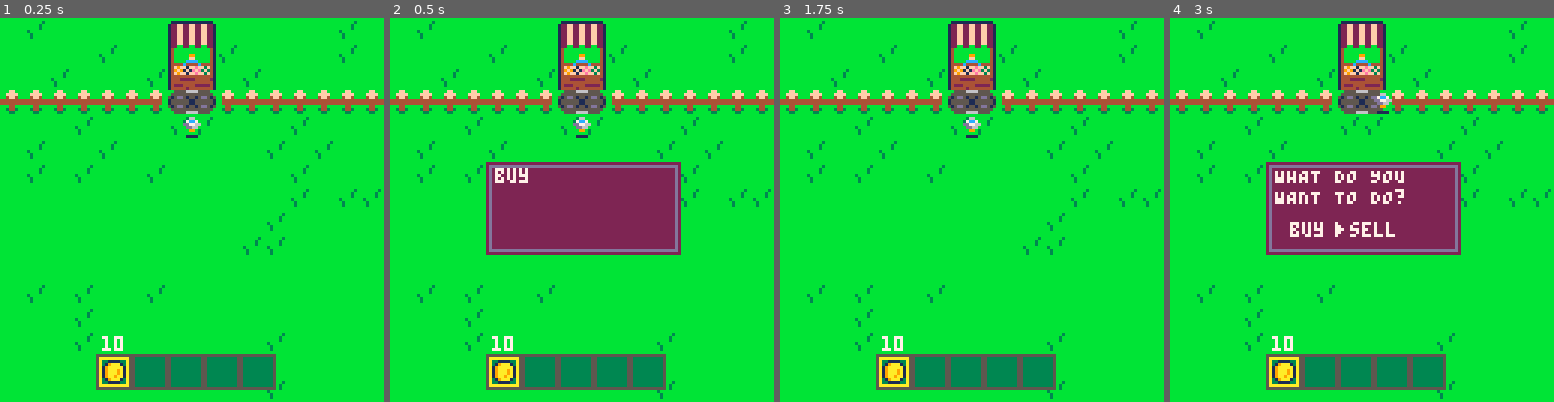
Above: before the commit, frames 1-4 (left to right).
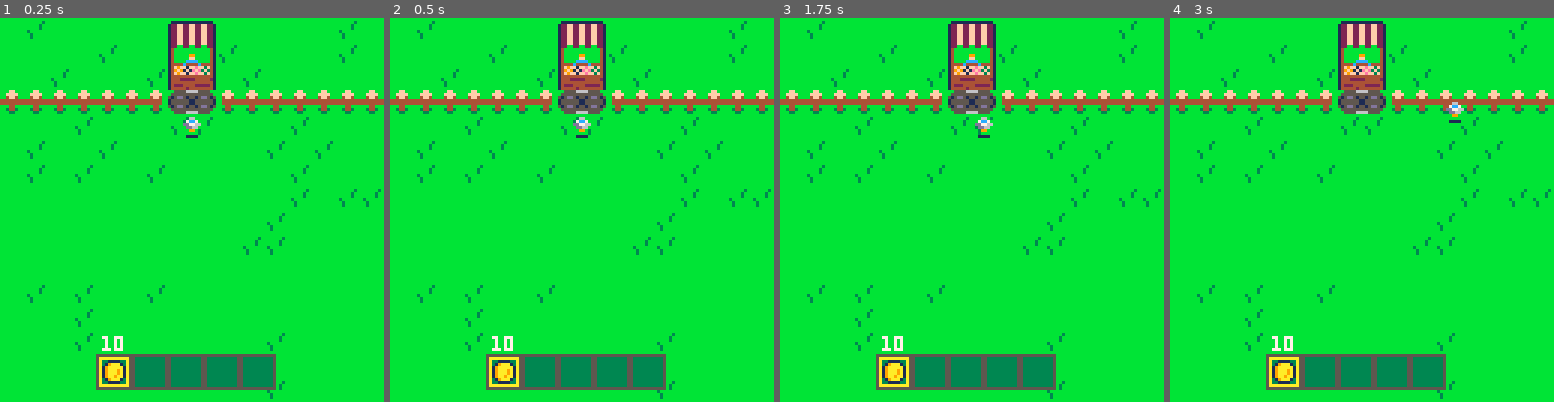
Above: after the commit, the same moments.

Repository: ritasker/SunDropHill
Game: PICO-8 cartridge sundrop_hill.p8
The game is run twice, just before and just after one commit, with the same random seed, the same clock (stepped at 60 frames per second) and the same inputs.
Inputs:
- Up to frame 1 (0.25 s): no input
- Up to frame 2 (0.5 s): tap X (X key) at 0.33 s
- Up to frame 3 (1.75 s): tap O (Z key) at 0.7, 1.7 s; tap X (X key) at 1.07 s; hold Right from 1.6 s (still down)
- Up to frame 4 (3 s): tap X (X key) at 1.85, 2.97 s; release Right at 2.1 s; tap O (Z key) at 2.1, 2.5, 2.9 s; hold Up 2.15-2.42 s; hold Right from 2.47 s (still down)

Frame 1 is identical in both runs. In frame 2, 12% of the frame differs, in the area x 25-76%, y 37-62%; in frame 3, 0.3%; in frame 4, 13%, in the area x 25-77%, y 19-62%.

Commit message:
Consolidate game files into one, menu improvements

Diff:
--- /dev/null
+++ b/entities/game.lua
@@ -0,0 +1,246 @@
+function init_game()
+  crops = {}
+  plr = {
+    x = 60,
+    y = 32,
+    sp = 12
+  }
+
+  inv_sel=1
+  inv = {}
+  add(inv, {
+    name = "gold",
+    qty = 10,
+    sp = 18
+  })
+
+  gen_map()
+end
+
+function update_game()
+  local lx = plr.x
+  local ly = plr.y
+
+  update_crops()
+
+  if btn(➡️) then plr.x += 1 end
+  if btn(⬅️) then plr.x -= 1 end
+  if btn(⬆️) then plr.y -= 1 end
+  if btn(⬇️) then plr.y += 1 end
+
+  if collide() or off_screen() then
+    plr.x = lx
+    plr.y = ly
+  end
+
+  if btnp(❎) then
+    local ptx = flr((plr.x + 4) / 8)
+    local pty = flr((plr.y + 4) / 8)
+
+    if over_farmable_land(ptx, pty) and seeds_selected() then
+      plant(ptx, pty)
+    elseif over_planted_seeds() then
+      water(ptx, pty)
+    elseif over_fully_grown_crop(ptx, pty) then
+      harvest(ptx, pty)
+    elseif at_store(ptx, pty) then
+      init_menu()
+      state="menu"
+    end
+  end
+
+  if btnp(🅾️) and #inv > 0 then
+    if inv_sel == #inv then
+      inv_sel = 1
+    else
+      inv_sel += 1
+    end
+  end
+end
+
+function draw_game()
+  -- draw map
+  cls(11)
+  map()
+
+  -- draw player
+  spr(plr.sp, plr.x, plr.y)
+
+  -- draw hotbar
+  draw_hotbar()
+end
+
+function gen_map()
+  -- Random grass
+  for x = 0, 16 do
+    for y = 4, 16 do
+      if rnd() < 0.15 then
+        mset(x, y, 1)
+      end
+    end
+  end
+
+  for x = 0, 16 do
+    if x < 6 or x > 9 then
+      mset(x, 3, 11)
+    end
+  end
+
+  -- fence post ends
+  mset(6, 3, 27)
+  mset(9, 3, 43)
+end
+
+function update_crops()
+  for c in all(crops) do
+    if c.wtd and rnd() >= 0.6 and c.sp > 2 and c.sp < 5 then
+      c.tig += 1
+      if c.tig >= c.si then
+        c.tig = 0
+        c.sp += 1
+      end
+    end
+
+    mset(c.x, c.y, c.sp)
+  end
+end
+
+function off_screen()
+  local px1 = (plr.x + 1) / 8
+  local px2 = (plr.x + 7) / 8
+  local py1 = (plr.y + 1) / 8
+  local py2 = (plr.y + 8) / 8
+
+  if px1 < 0 or px2 > 16 or py1 < 0 or py2 > 16 then
+    return true
+  else
+    return false
+  end
+end
+
+function collide()
+  local px1 = (plr.x + 3) / 8
+  local px2 = (plr.x + 4) / 8
+  local py = (plr.y + 5) / 8
+
+  if fget(mget(px1, py), 0) or fget(mget(px2, py), 0) then
+    return true
+  else
+    return false
+  end
+end
+
+function over_planted_seeds(x, y)
+  return mget(x, y) == 2
+end
+
+function over_farmable_land(x, y)
+  return fget(mget(x, y), 1)
+end
+
+function over_fully_grown_crop(x, y)
+  return fget(mget(x, y), 2)
+end
+
+function at_store(x, y)
+  return fget(mget(x, y), 3)
+end
+
+function seeds_selected()
+  return inv[inv_sel].name == "seeds"
+end
+
+function get_inv_item_by_name(t, name)
+  for i = 1, #t do
+    if t[i].name == name then
+      return t[i]
+    end
+  end
+end
+
+function draw_hotbar()
+  rectfill(32, 112, 91, 123, 19)
+
+  rect(32, 112, 43, 123, 5)
+  rect(44, 112, 55, 123, 5)
+  rect(56, 112, 67, 123, 5)
+  rect(68, 112, 79, 123, 5)
+  rect(80, 112, 91, 123, 5)
+
+  for i = 1, #inv do
+    spr(inv[i].sp, 23 + (8 * i) + (4 * i - 1), 114)
+    if inv[i].qty > 1 then
+      print(inv[i].qty, 23 + (8 * i) + (4 * i - 1), 106, 7)
+    end
+  end
+
+  if #inv > 0 then
+    rect(23 + (10 * inv_sel) + (2 * (inv_sel - 1)), 113, 32 + (10 * inv_sel) + (2 * (inv_sel - 1)), 122, 10)
+  end
+end
+
+function plant(ptx, pty)
+  local seeds = get_inv_item_by_name(inv, "seeds")
+  if seeds != nil then
+    if seeds.qty > 0 then
+      plr.ply_ani = true
+      add(crops, {
+        x = ptx,
+        y = pty,
+        wtd = false,
+        sp = 2,
+        tig = 0,
+        si = 300 + rnd(300)
+      })
+      seeds.qty -= 1
+
+      if seeds.qty == 0 then
+        del(inv, seeds)
+        sel = 1
+      end
+    end
+  end
+end
+
+function water(ptx, pty)
+  for c in all(crops) do
+    if c.x == ptx and c.y == pty then
+      c.wtd = true
+      c.sp = 3
+    end
+  end
+end
+
+function harvest(ptx, pty)
+  plr.ply_ani = true
+
+  for c in all(crops) do
+    if c.x == ptx and c.y == pty then
+      c.sp = 0
+      local carrots = get_inv_item_by_name(inv, "carrots")
+      if carrots == nil then
+        add(inv, {
+          name = "carrots",
+          qty = 1,
+          sp = 17
+        })
+      else
+        carrots.qty += 1
+      end
+    end
+  end
+end
+
+function ply_ani()
+  if plr.ani_tmr < plr.ani_spd then
+    plr.ani_tmr += 1
+  else
+    if plr.sp == 12 then
+      plr.sp = 13
+    else
+      plr.sp = 12
+      plr.ply_ani = false
+    end
+    plr.ani_tmr = 0
+  end
+end
--- a/entities/inventory.lua
+++ /dev/null
@@ -1,55 +0,0 @@
-function iinv()
-  sel=1
-  inv={}
-
-  add(inv,{
-    name="gold",
-    qty=10,
-    sp=18
-  })
-
-
-end
-
-function uinv()
-  if btnp(🅾️) and #inv > 0 then
-    if sel == #inv then
-      sel=1
-    else
-      sel+=1
-    end
-  end
-end
-
-function dinv()
-    rnd_hotbar()
-end
-
-function rnd_hotbar()
-    rectfill(32,112,91,123,19)
-
-    rect(32,112,43,123,5)
-    rect(44,112,55,123,5)
-    rect(56,112,67,123,5)
-    rect(68,112,79,123,5)
-    rect(80,112,91,123,5)
-
-    for i=1,#inv do
-      spr(inv[i].sp,23+(8*i)+(4*i-1),114)
-      if inv[i].qty > 1 then
-        print(inv[i].qty,23+(8*i)+(4*i-1),106,7)
-      end
-    end
-
-    if #inv > 0 then
-      rect(23+(10*sel)+(2*(sel-1)),113,32+(10*sel)+(2*(sel-1)),122,10)
-    end
-end
-
-function get_inv_item_by_name(t, name)
-  for i = 1, #t do
-    if t[i].name == name then
-      return t[i]
-    end
-  end
-end
--- a/entities/map.lua
+++ /dev/null
@@ -1,44 +0,0 @@
-function imap()
-    crops={}
-    gen_map()
-end
-
-function umap()
-  for c in all(crops) do
-    if c.wtd and rnd()>=0.6 and c.sp>2 and c.sp<5 then
-      c.tig+=1
-      if c.tig >= c.si then
-        c.tig=0
-        c.sp+=1
-      end
-    end
-
-    mset(c.x,c.y,c.sp)
-  end
-end
-
-function dmap()
-    cls(11)
-    map()
-end
-
-function gen_map()
-  -- Random grass
-  for x=0,16 do
-    for y=4,16 do
-      if rnd()<0.15 then
-        mset(x,y,1)
-      end
-    end
-  end
-
-  for x=0,16 do
-    if x<6 or x>9 then
-      mset(x,3,11)
-    end
-  end
-
-  -- fence post ends
-  mset(6,3,27)
-  mset(9,3,43)
-end
--- a/entities/menu.lua
+++ b/entities/menu.lua
@@ -1,61 +1,85 @@
-function imenu()
-    menu_visable=false
-    show_buy_menu=false
-    show_sell_menu=false
-    show_top_menu=false
-
-    m_sel=1
-    store_menu={"buy","sell"}
+function init_menu()
+    m_sel = 1
+    menu_state = "store"
+    top_menu_item = { "buy", "sell" }
 end
 
-function umenu()
+function update_menu()
+    if menu_state == "store" then
+        update_store_menu()
+    elseif menu_state == "buy" then
+        update_buy_menu()
+    elseif menu_state == "sell" then
+        update_sell_menu()
+    end
+end
+
+function update_store_menu()
     if btnp(➡️) then
-        if m_sel < #store_menu then
-            m_sel+=1
+        if m_sel < #top_menu_item then
+            m_sel += 1
         else
-            m_sel=1
+            m_sel = 1
         end
     elseif btnp(⬅️) then
         if m_sel > 1 then
-            m_sel-=1
+            m_sel -= 1
         else
-            m_sel=#store_menu
+            m_sel = #top_menu_item
         end
     elseif btnp(❎) then
-        if store_menu[m_sel] == "buy" then
-            show_buy_menu=true
-        elseif store_menu[m_sel] == "sell" then
-            show_sell_menu=true
+        if top_menu_item[m_sel] == "buy" then
+            menu_state = "buy"
+        elseif top_menu_item[m_sel] == "sell" then
+            menu_state = "sell"
         end
     elseif btnp(🅾️) then
-        if show_buy_menu or show_sell_menu then
-            show_buy_menu=false
-            show_sell_menu=false
-        else
-            show_top_menu=false
-        end
+        state = "game"
     end
-    menu_visable=show_buy_menu or show_sell_menu or show_top_menu
 end
 
-function dmenu()
-    if show_top_menu then
-        rectfill(32,48,96,78,2)
-        rect(33,49,95,77,13)
-        print("WHAT DO YOU", 35, 50, 7)
-        print("WANT TO DO?", 35, 57, 7)
-
-        for i=1,#store_menu do
-            print(store_menu[i],40+(20*(i-1)),68,7)
-            print("▶", 35+(20*(m_sel-1)),68,7)
-        end
-    elseif show_buy_menu then
-        rectfill(32,48,96,78,2)
-        rect(33,49,95,77,13)
-        print("buy", 35, 50, 7)
-    elseif show_sell_menu then
-        rectfill(32,48,96,78,2)
-        rect(33,49,95,77,13)
-        print("sell", 35, 50, 7)
+function update_buy_menu()
+    if btnp(🅾️) then
+        menu_state = "store"
     end
 end
+
+function update_sell_menu()
+    if btnp(🅾️) then
+        menu_state = "store"
+    end
+end
+
+function draw_menu()
+    if menu_state == "store" then
+        draw_store_menu()
+    elseif menu_state == "buy" then
+        draw_buy_menu()
+    elseif menu_state == "sell" then
+        draw_sell_menu()
+    end
+end
+
+function draw_store_menu()
+    rectfill(32, 48, 96, 78, 2)
+    rect(33, 49, 95, 77, 13)
+    print("WHAT DO YOU", 35, 50, 7)
+    print("WANT TO DO?", 35, 57, 7)
+
+    for i = 1, #top_menu_item do
+        print(top_menu_item[i], 40 + (20 * (i - 1)), 68, 7)
+        print("▶", 35 + (20 * (m_sel - 1)), 68, 7)
+    end
+end
+
+function draw_buy_menu()
+    rectfill(32, 48, 96, 78, 2)
+    rect(33, 49, 95, 77, 13)
+    print("buy", 35, 50, 7)
+end
+
+function draw_sell_menu()
+    rectfill(32, 48, 96, 78, 2)
+    rect(33, 49, 95, 77, 13)
+    print("sell", 35, 50, 7)
+end
--- a/entities/player.lua
+++ /dev/null
@@ -1,211 +0,0 @@
--- player --
-function iplr()
-  plr={
-    x=60,
-    y=32,
-    sp=12,
-    ani_spd=1,
-    ani_tmr=0
-  }
-end
-
-function uplr()
-  local lx=plr.x
-  local ly=plr.y
-
-  if not menu_visable then
-    if btn(➡️) then
-      plr.x += 1
-    elseif btn(⬅️) then
-      plr.x -= 1
-    elseif btn(⬆️) then
-      plr.y -= 1
-    elseif btn(⬇️) then
-      plr.y += 1
-    end
-  end
-
-  if collide() or off_screen() then
-    plr.x=lx
-    plr.y=ly
-  end
-
-  if btnp(❎) then
-    local ptx=flr((plr.x+4)/8)
-    local pty=flr((plr.y+4)/8)
-
-    if over_farmable_land(ptx, pty) and seeds_selected() then
-      plant(ptx, pty)
-    elseif over_fully_grown_crop(ptx, pty) then
-      harvest(ptx, pty)
-    elseif at_store(ptx, pty) then
-      if not menu_visable then
-      m_sel=1
-      show_top_menu=true
-      -- gold=get_inv_item_by_name(inv, "gold")
-      -- if gold != nil then
-      --   if gold.qty>0 then
-      --     gold.qty-=1
-
-      --     if gold.qty == 0 then
-      --       del(inv,gold)
-      --     end
-
-      --     seeds=get_inv_item_by_name(inv, "seeds")
-      --     if seeds==nil then
-      --       add(inv, {
-      --         name="seeds",
-      --         qty=1,
-      --         sp=16
-      --       })
-      --     else
-      --       seeds.qty+=1
-      --     end
-      --   end
-      -- end
-      end
-    elseif over_planted_seeds then
-      water(ptx,pty)
-    end
-  end
-
-  if plr.ply_ani then
-    ply_ani()
-  end
-end
-
-function over_planted_seeds(x, y)
-  if mget(ptx, pty)==2 then
-    return true
-  else
-    return false
-  end
-end
-
-function over_farmable_land(x, y)
-  if fget(mget(x, y), 1) then
-    return true
-  else
-    return false
-  end
-end
-
-function over_fully_grown_crop(x, y)
-  if fget(mget(x, y), 2) then
-    return true
-  else
-    return false
-  end
-end
-
-
-function at_store(x, y)
-  if fget(mget(x, y), 3) then
-    return true
-  else
-    return false
-  end
-end
-
-function seeds_selected()
-  if inv[sel].name=="seeds" then
-    return true
-  else
-    return false
-  end
-end
-
-function dplr()
-  spr(plr.sp,plr.x,plr.y)
-end
-
-function off_screen()
-  local px1=(plr.x+1)/8
-  local px2=(plr.x+7)/8
-  local py1=(plr.y+1)/8
-  local py2=(plr.y+8)/8
-
-  if px1 < 0 or px2 > 16 or py1 < 0 or py2 > 16 then
-    return true
-  else
-    return false
-  end
-end
-
-function collide()
-  local px1=(plr.x+3)/8
-  local px2=(plr.x+4)/8
-  local py=(plr.y+5)/8
-
-  if fget(mget(px1,py),0) or fget(mget(px2,py),0) then
-    return true
-  else
-    return false
-  end
-end
-
-function plant(ptx, pty)
-  local seeds = get_inv_item_by_name(inv, "seeds")
-  if seeds != nil then
-    if seeds.qty>0 then
-      plr.ply_ani=true
-      add(crops,{
-        x=ptx,
-        y=pty,
-        wtd=false,
-        sp=2,
-        tig=0,
-        si=300+rnd(300)
-      })
-      seeds.qty-=1
-
-      if seeds.qty == 0 then
-        del(inv, seeds)
-        sel=1
-      end
-    end
-  end
-end
-
-function water(ptx, pty)
-  for c in all(crops) do
-    if c.x==ptx and c.y==pty then
-      c.wtd=true
-      c.sp=3
-    end
-  end
-end
-
-function harvest(ptx, pty)
-    plr.ply_ani=true
-
-    for c in all(crops) do
-      if c.x==ptx and c.y==pty then
-        c.sp=0
-        local carrots = get_inv_item_by_name(inv, "carrots")
-        if carrots == nil then
-          add(inv, {
-            name="carrots",
-            qty=1,
-            sp=17
-          })
-        else
-          carrots.qty+=1
-        end
-      end
-    end
-  end
-
-function ply_ani()
-  if plr.ani_tmr<plr.ani_spd then
-    plr.ani_tmr+=1
-  else
-    if plr.sp==12 then
-      plr.sp=13
-    else
-      plr.sp=12
-      plr.ply_ani=false
-    end
-    plr.ani_tmr=0
-  end
-end
--- a/sundrop_hill.p8
+++ b/sundrop_hill.p8
@@ -1,32 +1,29 @@
 pico-8 cartridge // http://www.pico-8.com
 version 42
 __lua__
-#include entities/map.lua
-#include entities/inventory.lua
-#include entities/player.lua
+#include entities/game.lua
 #include entities/menu.lua
 
 function _init()
-  imap()
-  iplr()
-  iinv()
-  imenu()
+  init_game()
+  state="game"
 end
 
 function _update()
-  umap()
-  uplr()
-  uinv()
-  umenu()
+  if state=="game" then
+    update_game()
+  elseif state=="menu" then
+    update_menu()
+  end
 end
 
 function _draw()
-  dmap()
-  dplr()
-  dinv()
-  dmenu()
+if state=="game" then
+    draw_game()
+  elseif state=="menu" then
+    draw_menu()
+  end
 end
-
 
 __gfx__
 00000000000000000444444004444440044444400344343000000000000000000000000000000000555d5555000ff00000000000000000000000000000000000
